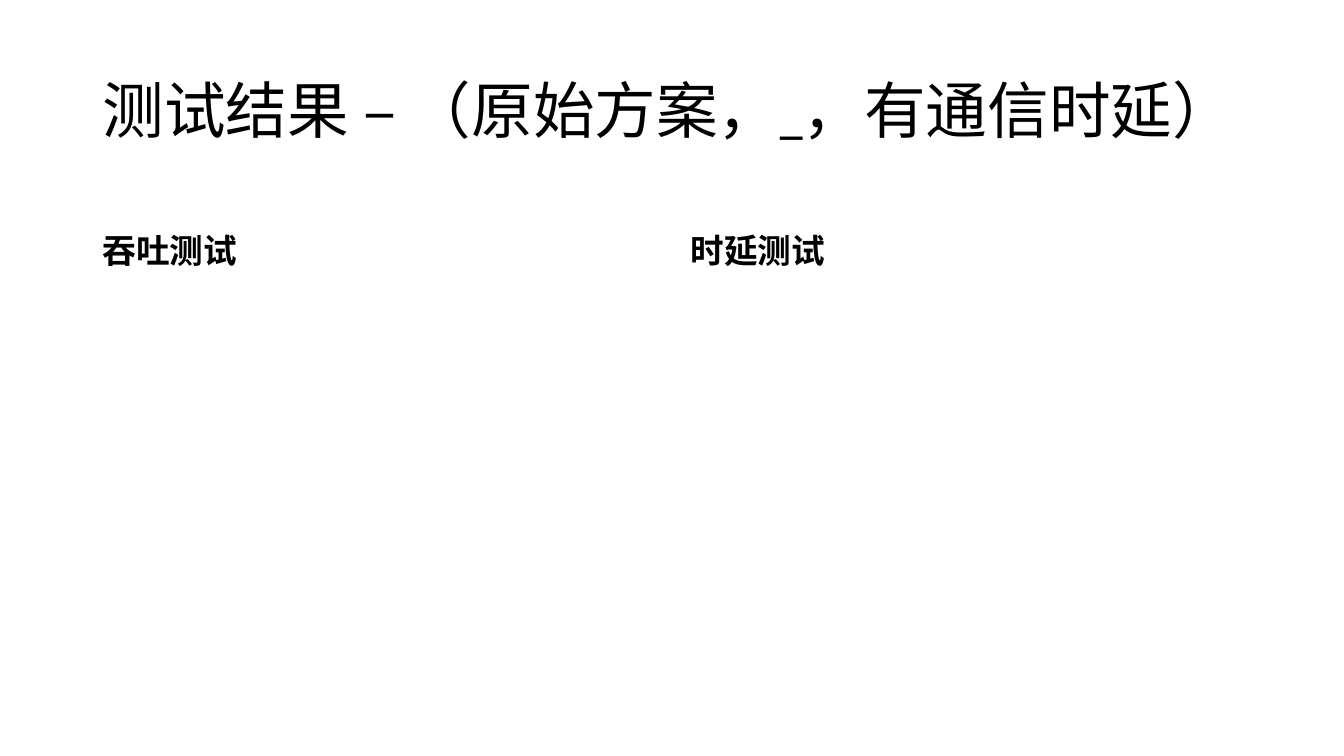
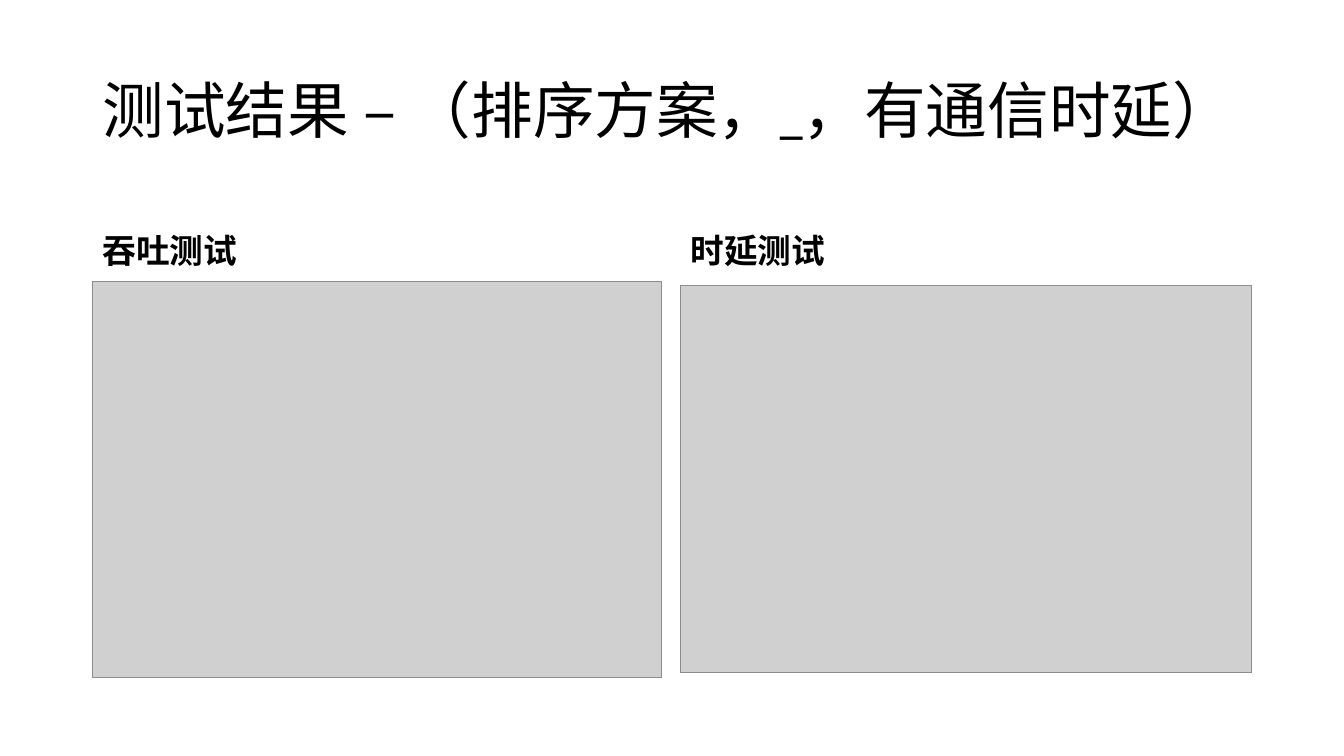
Before and after one commit to fhydralisk/report_hw, a slide deck: slide 9 of 1.15-Fan Chengze.pptx (slide 7 before the commit). Drawn at 1344x756 pixels with LibreOffice and Linux fonts; fonts in the diff are those of the drawing; grey boxes stand for pictures. Boxes give left, top, right and bottom in pixels: in the first picture for what was removed or moved away, otherwise in the second. Text is boxed around its words. In the diff, an @@ line names an element or a change of style, - is before the commit and + after.

```diff
--- a/1.15-Fan Chengze.pptx
+++ b/1.15-Fan Chengze.pptx
@@ title at <box>103,80,1234,140</box>: text changed @@
-测试结果 – （原始方案，_，有通信时延）
+测试结果 – （排序方案，_，有通信时延）
@@ picture added at <box>93,281,661,678</box> @@
@@ picture added at <box>681,285,1252,673</box> @@
```
Also in this commit, not shown: 8 other slides changed, 1 slide added.
